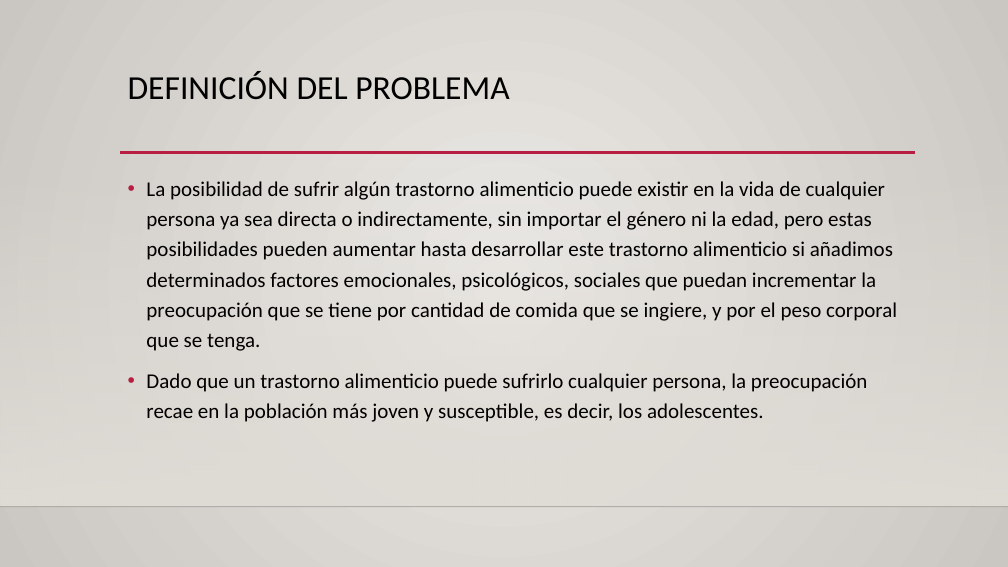
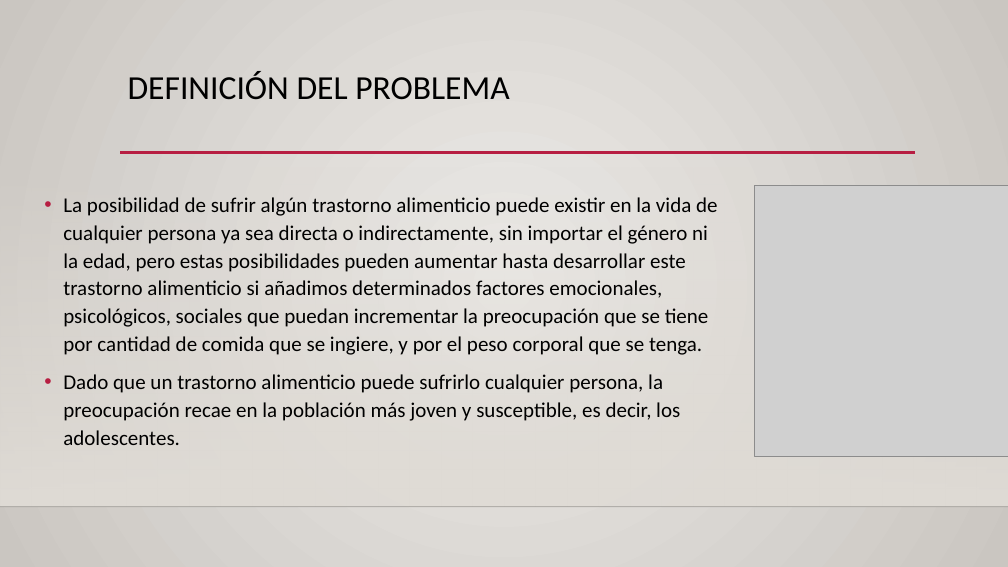
Before and after one commit to patriciamz-153/tesis, a slide deck: slide 5 of Presentación de Tesis Parte 2.pptx. Drawn at 1008x567 pixels with LibreOffice and Linux fonts; fonts in the diff are those of the drawing; grey boxes stand for pictures; background and template pictures are left out. Boxes give left, top, right and bottom in pixels: in the first picture for what was removed or moved away, otherwise in the second. Text is boxed around its words. In the diff, an @@ line names an element or a change of style, - is before the commit and + after.

```diff
--- a/Presentación de Tesis Parte 2.pptx
+++ b/Presentación de Tesis Parte 2.pptx
@@ text "La posibilidad de sufrir algún ..." moved from (x1=146, y1=181, x2=897, y2=422) to (x1=63, y1=197, x2=717, y2=445) @@
@@ text "La posibilidad de sufrir algún ..." at (x1=63, y1=197, x2=717, y2=445): line spacing 1.2 to 1.1 @@
@@ picture added at (x1=755, y1=185, x2=1008, y2=456) @@
```
Also in this commit, not shown: 23 other slides changed, 2 other files.
